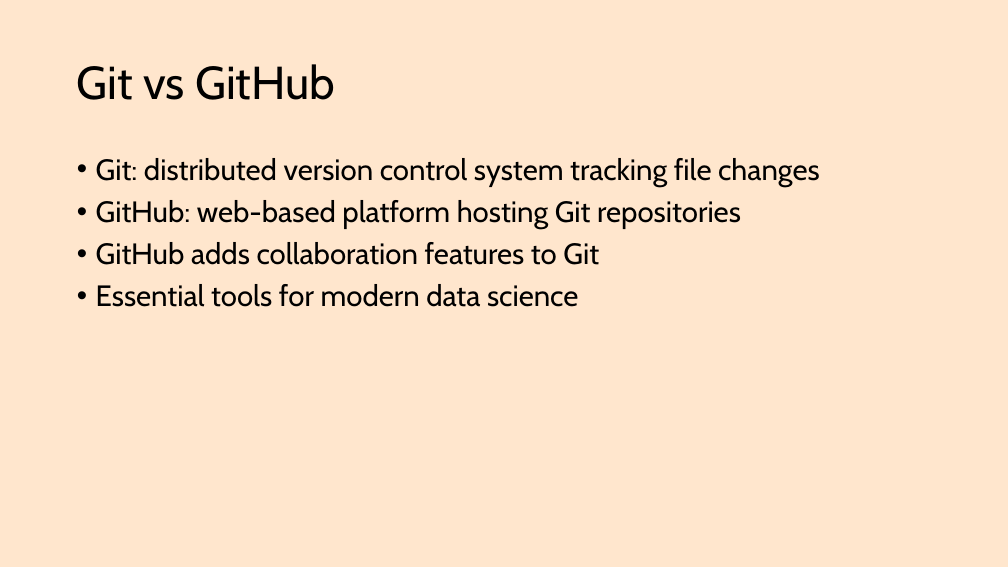
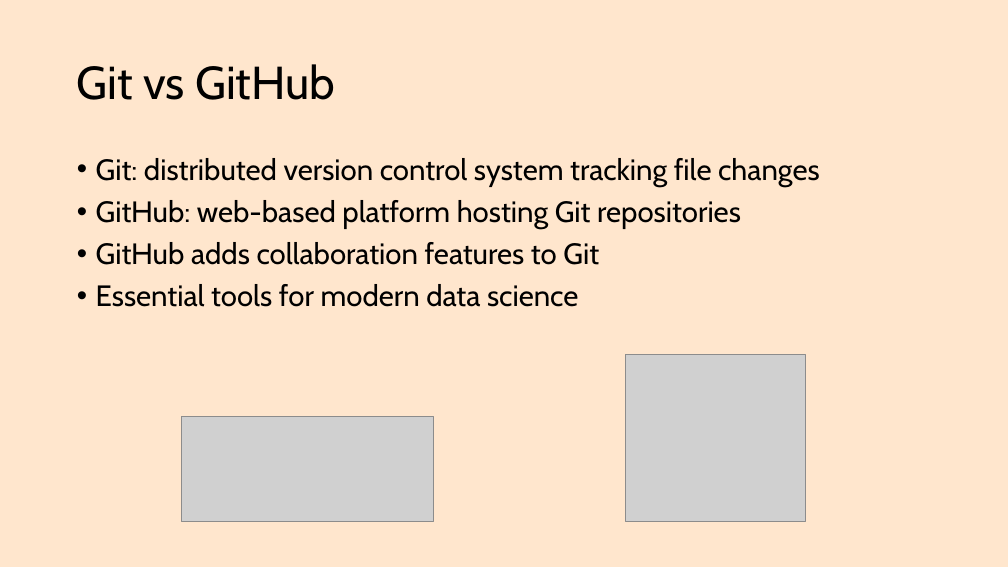
Before and after one commit to rstats-bootcamp/RStatsBootcamp-2025, a slide deck: slide 5 of .slides/topics/15_github_basics.pptx. Drawn at 1008x567 pixels with LibreOffice and Linux fonts; fonts in the diff are those of the drawing; grey boxes stand for pictures. Boxes give left, top, right and bottom in pixels: in the first picture for what was removed or moved away, otherwise in the second. Text is boxed around its words. In the diff, an @@ line names an element or a change of style, - is before the commit and + after.

```diff
--- a/.slides/topics/15_github_basics.pptx
+++ b/.slides/topics/15_github_basics.pptx
@@ picture added at [626,354,806,522] @@
@@ picture added at [181,417,433,522] @@
```
Also in this commit, not shown: 2 other slides changed, 1 slide added, 1 other file.
